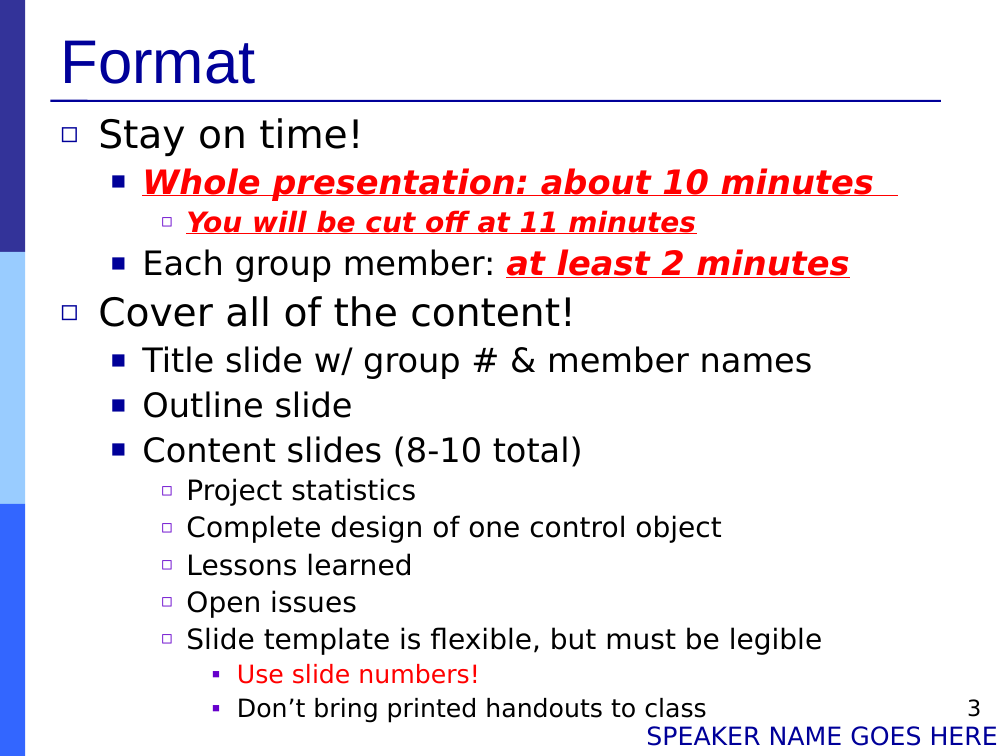
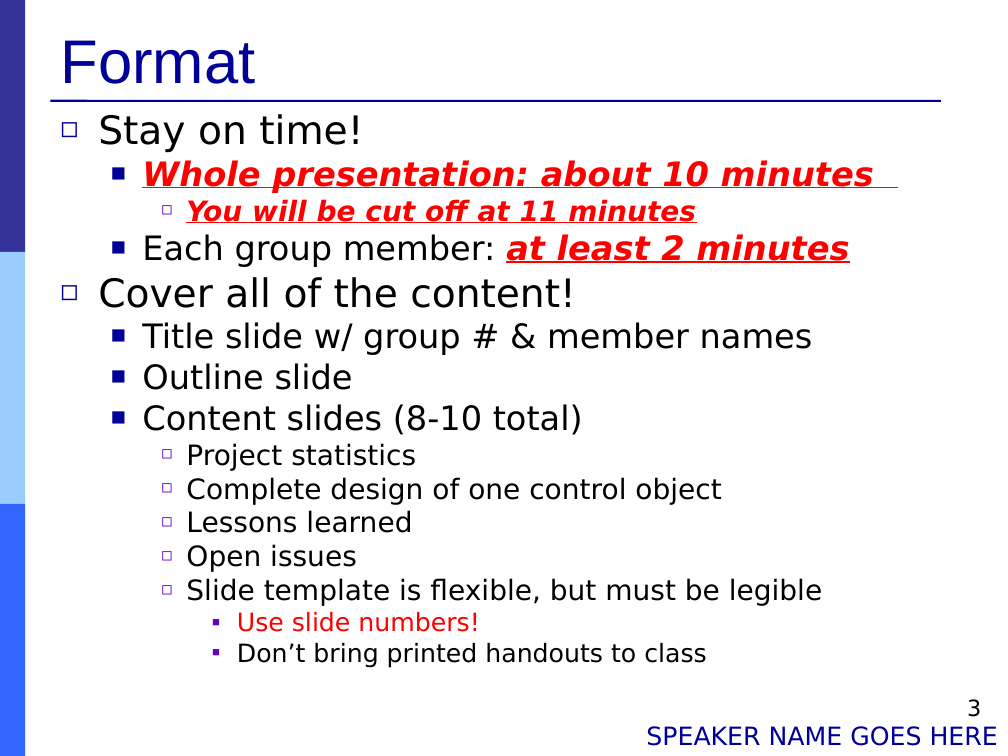
Before and after one commit to Muliang/18649, a slide deck: slide 3 of logs/09_mid_pres.ppt. Drawn at 1008x756 pixels with LibreOffice and Linux fonts; fonts in the diff are those of the drawing. Boxes give left, top, right and bottom in pixels: in the first picture for what was removed or moved away, otherwise in the second. Text is boxed around its words. In the diff, an @@ line names an element or a change of style, - is before the commit and + after.

```diff
--- a/logs/09_mid_pres.ppt
+++ b/logs/09_mid_pres.ppt
@@ text "Stay on time!" at (98, 114, 874, 668): line spacing 0.9 to 0.8 @@
```
Also in this commit, not shown: 5 other slides changed, 1 slide added, 1 slide removed.
